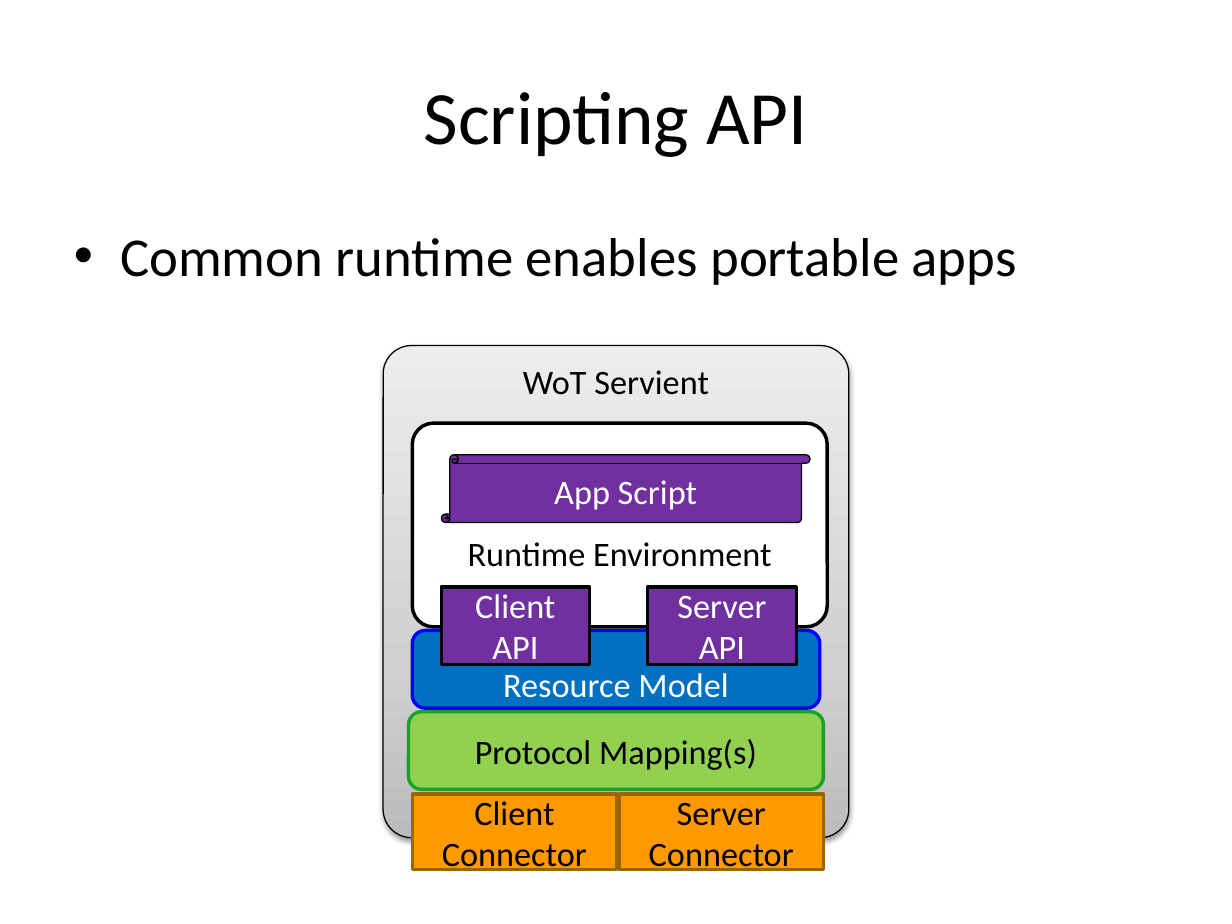
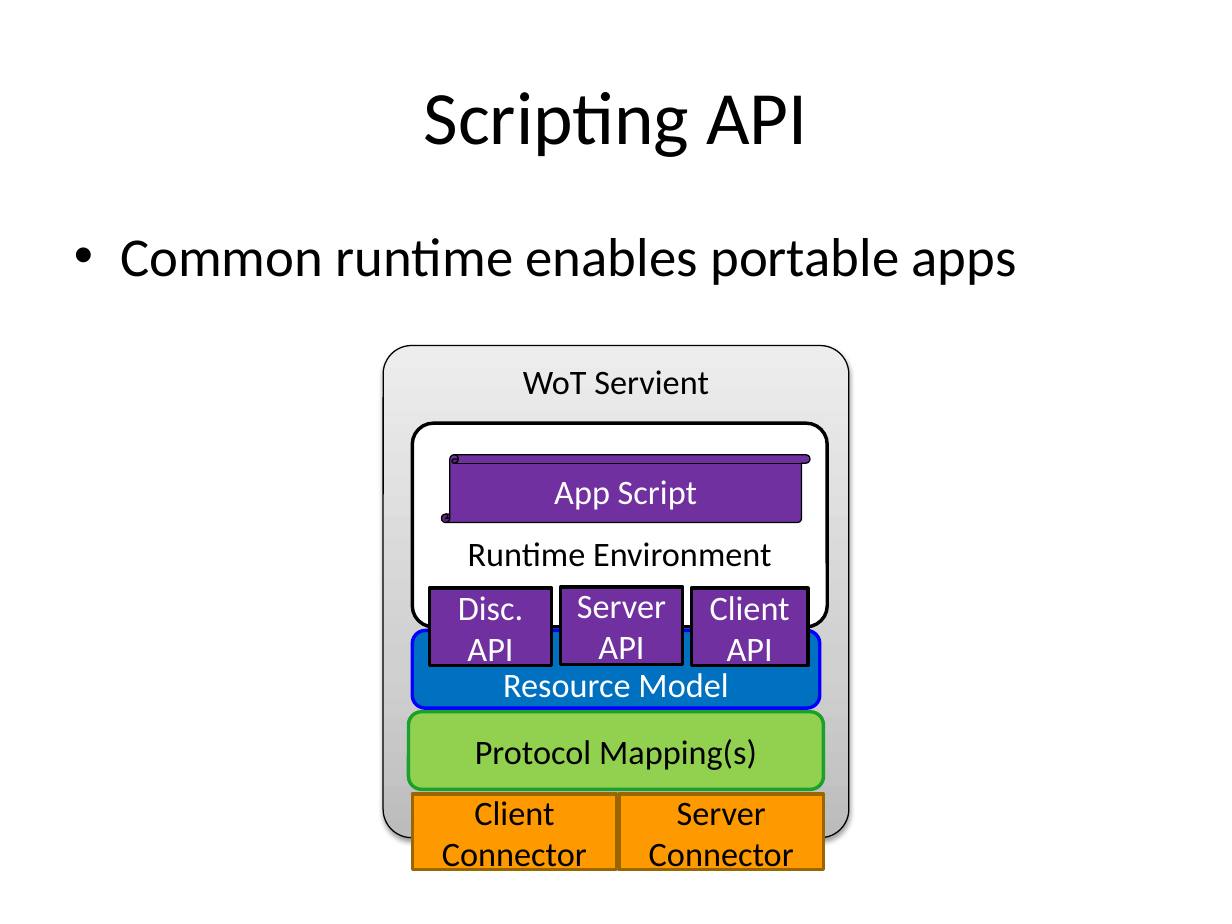
Before and after one commit to w3c/wot, a slide deck: slide 34 of current-practices/wot-getting-started.pptx. Drawn at 1232x924 pixels with LibreOffice and Linux fonts; fonts in the diff are those of the drawing. Boxes give left, top, right and bottom in pixels: in the first picture for what was removed or moved away, otherwise in the second. Text is boxed around its words. In the diff, an @@ line names an element or a change of style, - is before the commit and + after.

```diff
--- a/current-practices/wot-getting-started.pptx
+++ b/current-practices/wot-getting-started.pptx
@@ rounded rectangle added at <box>430,588,552,665</box>, fill #7030A0, outline #000000 2 pt, 20 pt, text #FFFFFF @@
+Disc.
+API
@@ rounded rectangle "Server API": place and size @@
-rounded rectangle "Server API" at <box>648,586,797,664</box>
+rounded rectangle "Server API" at <box>561,586,683,664</box>
@@ rounded rectangle "Client API": place and size @@
-rounded rectangle "Client API" at <box>441,586,589,664</box>
+rounded rectangle "Client API" at <box>691,588,807,665</box>
```
Also in this commit, not shown: 8 other slides changed.
